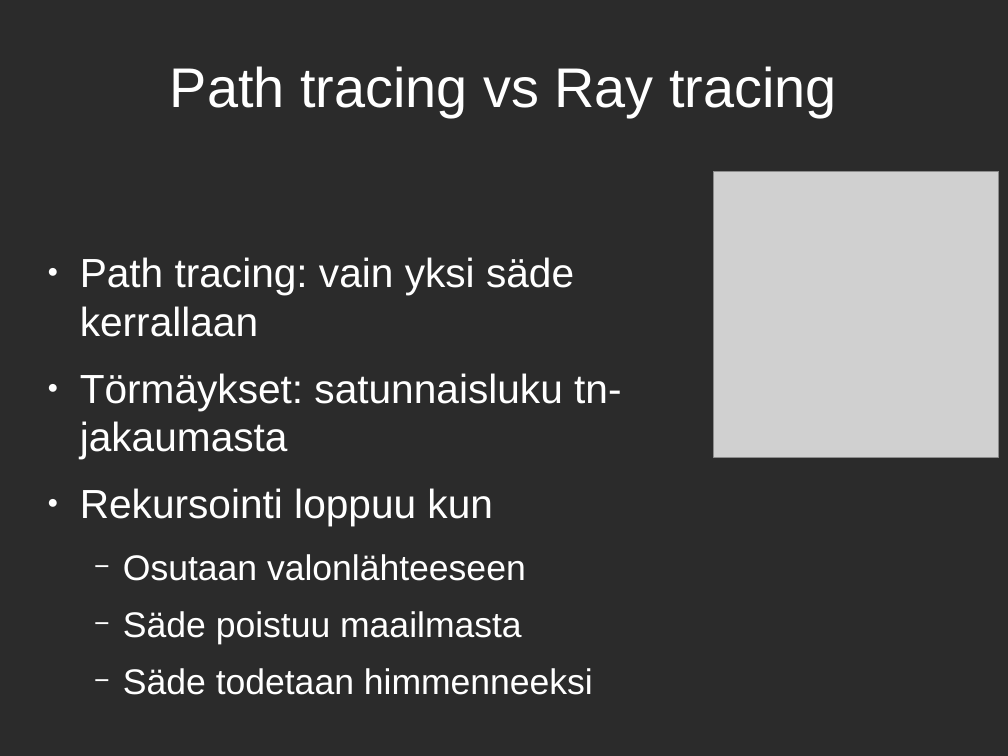
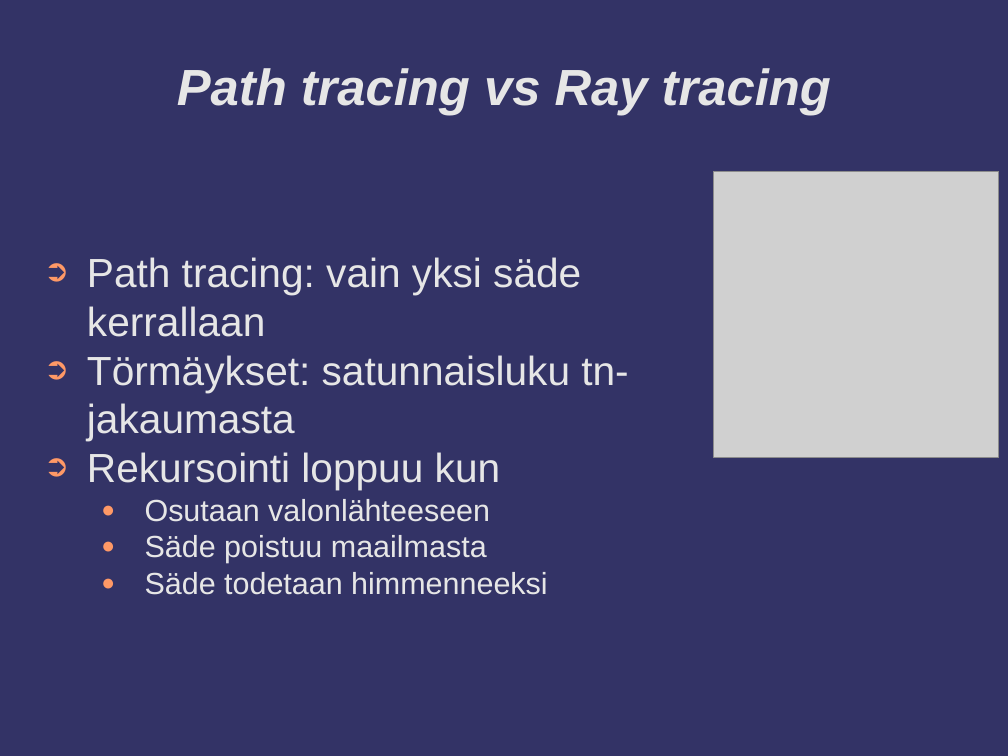
Before and after one commit to Jontte/DMCR, a slide deck: slide 6 of doc/Esittely.odp. Drawn at 1008x756 pixels with LibreOffice and Linux fonts; fonts in the diff are those of the drawing; grey boxes stand for pictures; background and template pictures are left out; a plain dark background stands for a picture behind light text. Boxes give left, top, right and bottom in pixels: in the first picture for what was removed or moved away, otherwise in the second. Text is boxed around its words. In the diff, an @@ line names an element or a change of style, - is before the commit and + after.

```diff
--- a/doc/Esittely.odp
+++ b/doc/Esittely.odp
@@ background picture (left out) to #333366 @@
@@ title "Path tracing vs Ray tracing" at (x1=177, y1=68, x2=831, y2=116): size 44 to 40 pt, text colour #FFFFFF to #E6E6E6, bold on, italic on @@
@@ text "Path tracing: vain yksi säde ..." at (x1=87, y1=257, x2=628, y2=595): text colour #FFFFFF to #E6E6E6; size 28 to 24 pt in "Osutaan valonlähteeseen", "Säde poistuu maailmasta", "Säde todetaan himmenneeksi"; bullet ● to ➲; less space between paragraphs; bullet colour #FFFFFF to #FF9966; bullet − to ●; list level 2 to 3 in "Osutaan valonlähteeseen"; list level 2 to 3 in "Säde poistuu maailmasta"; list level 2 to 3 in "Säde todetaan himmenneeksi" @@
```
Also in this commit, not shown: 8 other slides changed.
